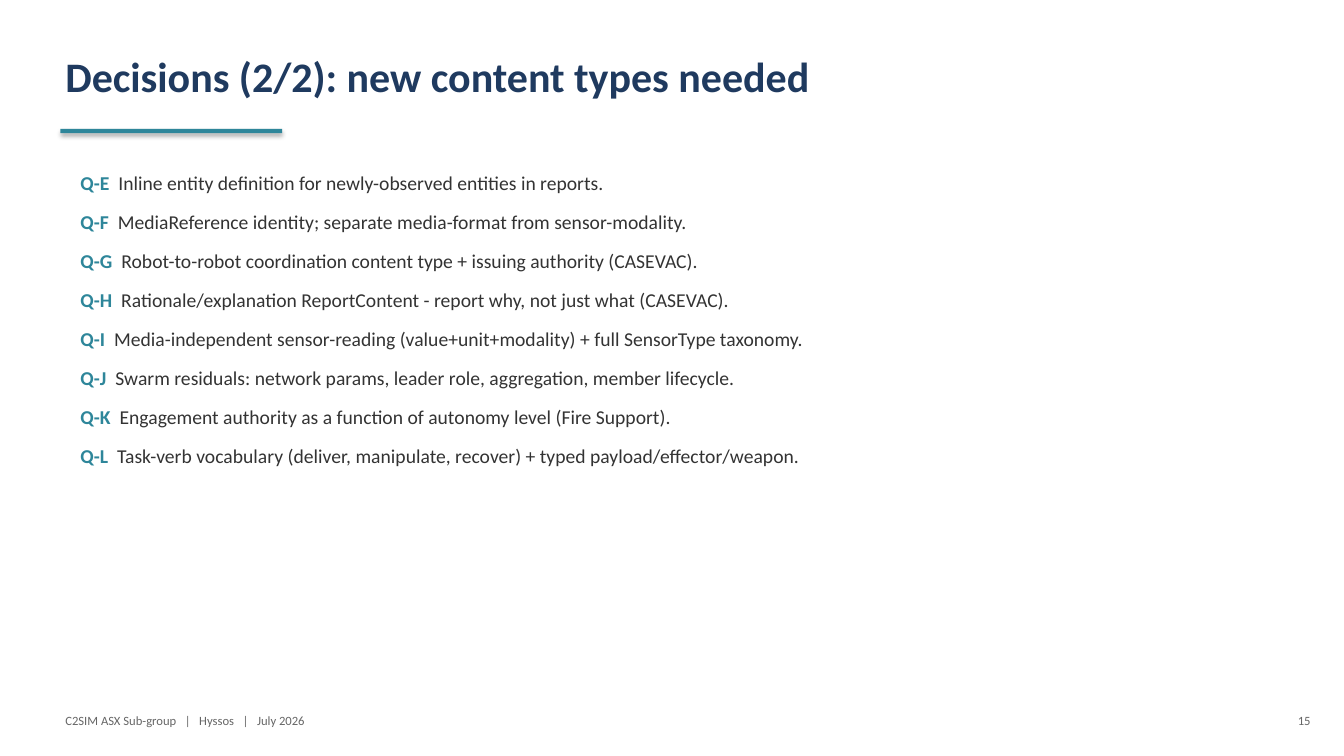
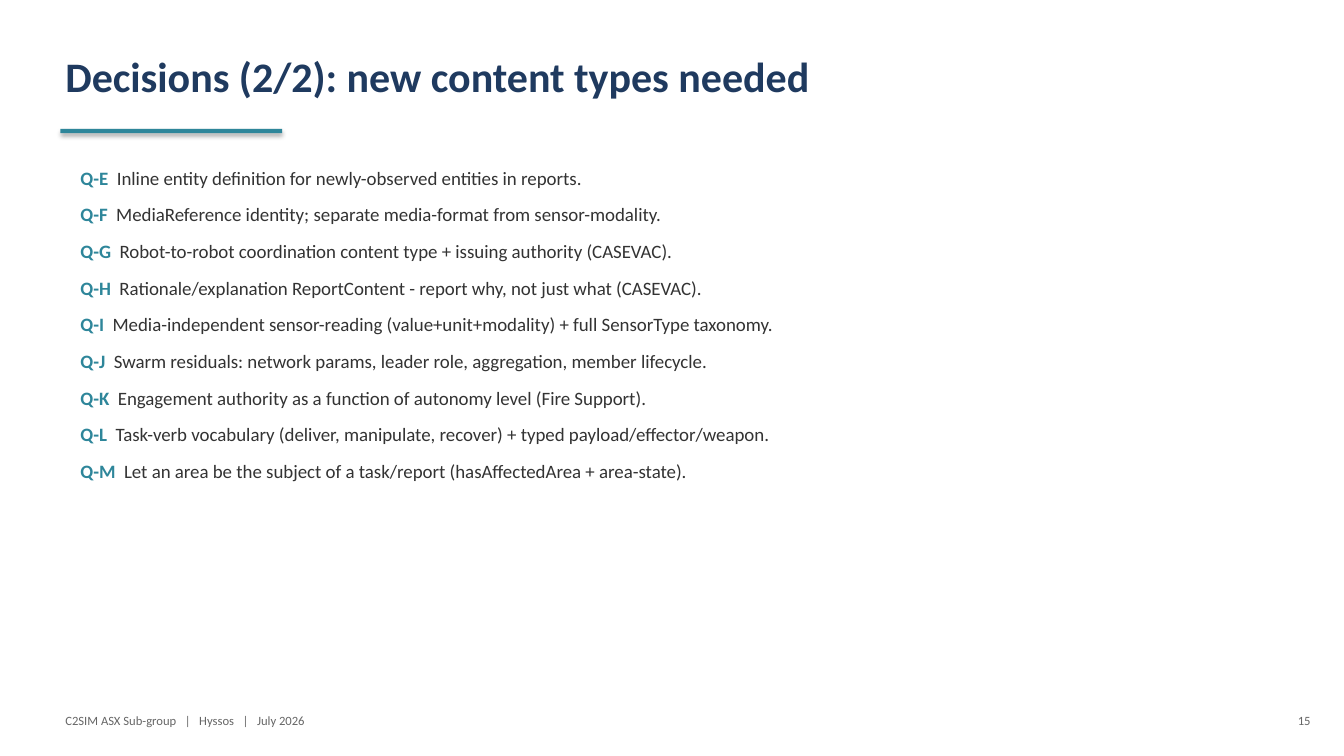
Before and after one commit to hyssostech/C2SIMArtifacts, a slide deck: slide 15 of Subgroups/ASX/InstantiationReview/ASX-Instantiation-Findings.pptx. Drawn at 1344x756 pixels with LibreOffice and Linux fonts; fonts in the diff are those of the drawing. Boxes give left, top, right and bottom in pixels: in the first picture for what was removed or moved away, otherwise in the second. Text is boxed around its words. In the diff, an @@ line names an element or a change of style, - is before the commit and + after.

```diff
--- a/Subgroups/ASX/InstantiationReview/ASX-Instantiation-Findings.pptx
+++ b/Subgroups/ASX/InstantiationReview/ASX-Instantiation-Findings.pptx
@@ text at [80, 172, 773, 444]: size 14 to 13.5 pt in "Q-E Inline entity definition for newly-observed entities ...", "Q-F MediaReference identity; separate media-format from sens ...", "Q-G Robot-to-robot coordination content type + issuing ...", "Q-H Rationale/explanation ReportContent - report why, not ..." and 4 more places; less space between paragraphs @@
@@ text at [80, 464, 686, 482]: paragraph added @@
+Q-M Let an area be the subject of a task/report (hasAffectedArea + area-state).
```
Also in this commit, not shown: 3 other slides changed, 1 slide added, 5 other files.
